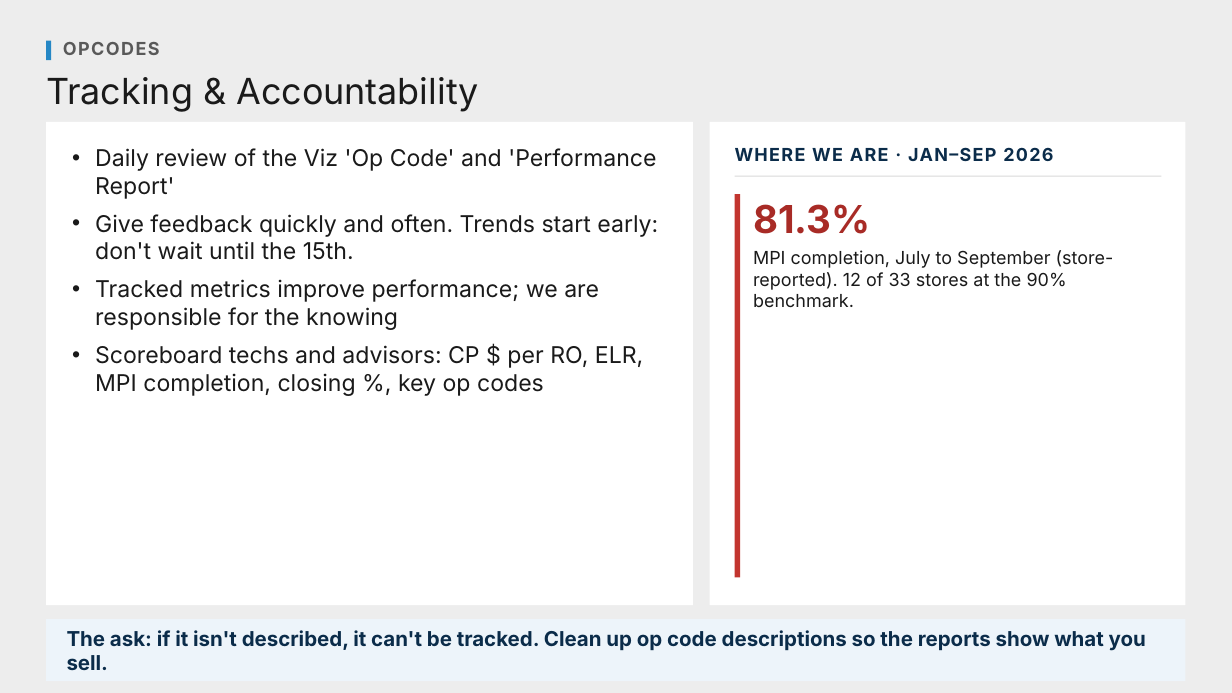
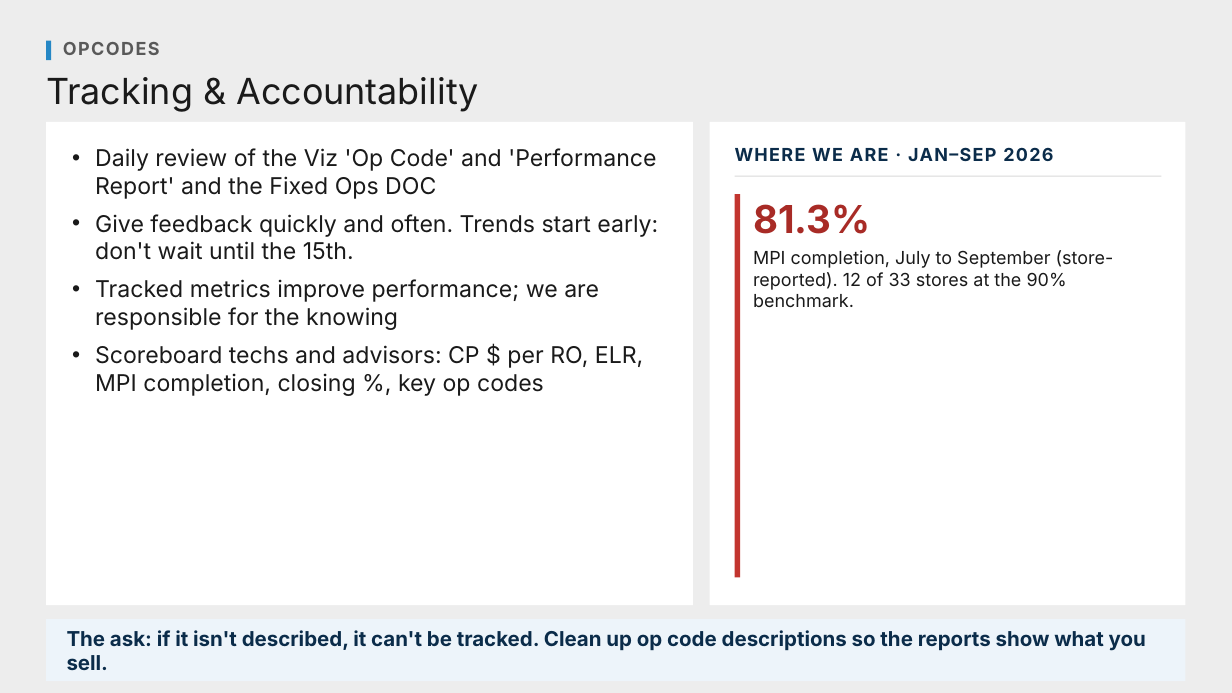
Before and after one commit to Ndresner/Noah, a slide deck: slide 92 of day2-deck/decks/Fixed Ops - Day 2 Example Test Deck.pptx. Drawn at 1232x693 pixels with LibreOffice and Linux fonts; fonts in the diff are those of the drawing. Boxes give left, top, right and bottom in pixels: in the first picture for what was removed or moved away, otherwise in the second. Text is boxed around its words. In the diff, an @@ line names an element or a change of style, - is before the commit and + after.

```diff
--- a/day2-deck/decks/Fixed Ops - Day 2 Example Test Deck.pptx
+++ b/day2-deck/decks/Fixed Ops - Day 2 Example Test Deck.pptx
@@ text at (95, 148, 656, 199): text changed @@
-• Daily review of the Viz 'Op Code' and 'Performance Report'
+• Daily review of the Viz 'Op Code' and 'Performance Report' and the Fixed Ops DOC
```
Also in this commit, not shown: 7 other slides changed, 13 other files.
